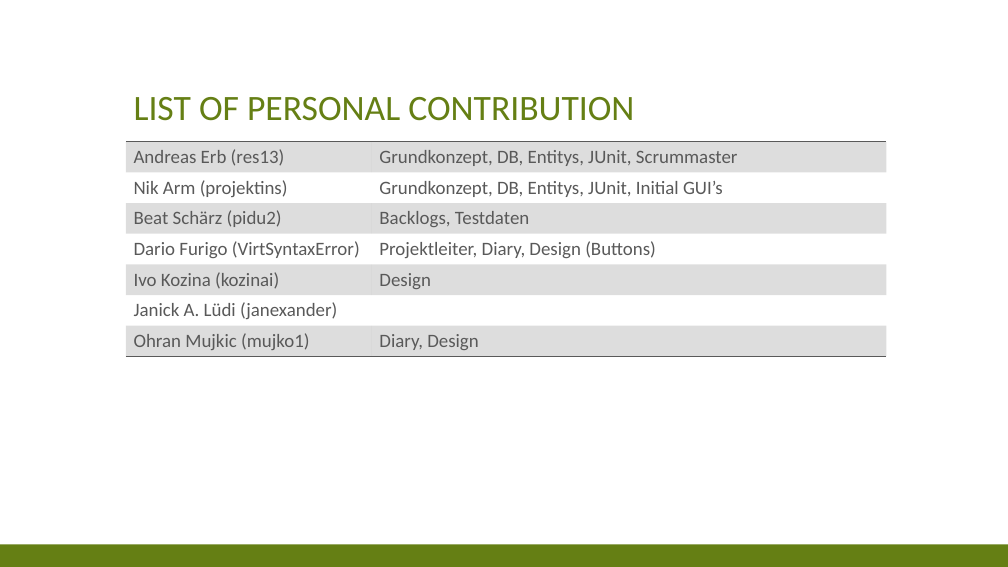
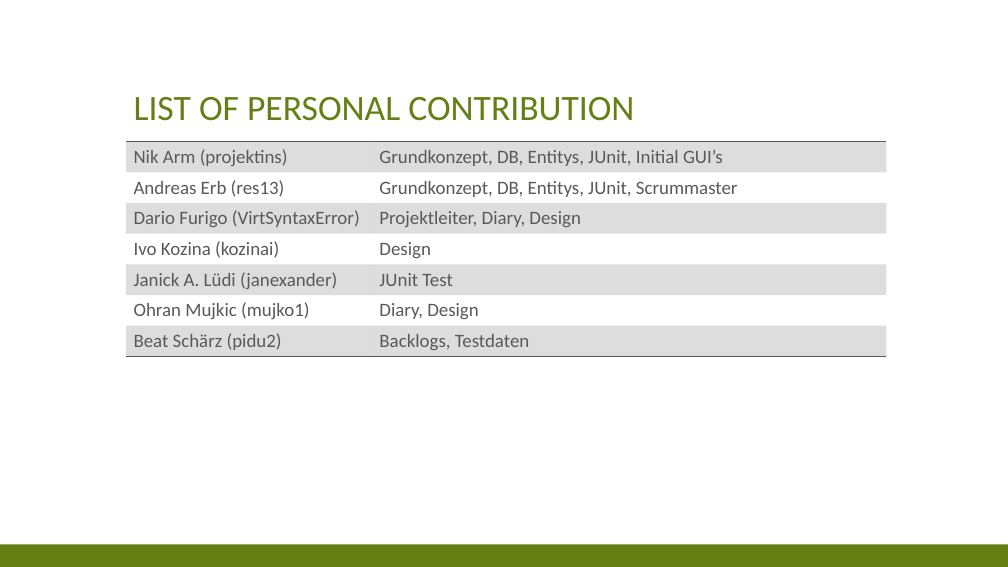
Before and after one commit to res13/ch.bfh.bti7081.s2018.white, a slide deck: slide 5 of doc/task09/FinalPresentation.pptx. Drawn at 1008x567 pixels with LibreOffice and Linux fonts; fonts in the diff are those of the drawing. Boxes give left, top, right and bottom in pixels: in the first picture for what was removed or moved away, otherwise in the second. Text is boxed around its words. In the diff, an @@ line names an element or a change of style, - is before the commit and + after.

Commit message:
Updated presentation

```diff
--- a/doc/task09/FinalPresentation.pptx
+++ b/doc/task09/FinalPresentation.pptx
@@ table at bbox=[126, 142, 887, 357] @@
+row 1: Nik Arm (projektins) | Grundkonzept, DB, Entitys, JUnit, Initial GUI’s
-row 2: Nik Arm (projektins) | Grundkonzept, DB, Entitys, JUnit, Initial GUI’s
+row 3: Dario Furigo (VirtSyntaxError) | Projektleiter, Diary, Design
+row 4: Ivo Kozina (kozinai) | Design
+row 5: Janick A. Lüdi (janexander) | JUnit Test
+row 6: Ohran Mujkic (mujko1) | Diary, Design
-row 4: Dario Furigo (VirtSyntaxError) | Projektleiter, Diary, Design (Buttons)
-row 5: Ivo Kozina (kozinai) | Design
-row 6: Janick A. Lüdi (janexander) | 
-row 7: Ohran Mujkic (mujko1) | Diary, Design
```
Also in this commit, not shown: 2 other slides changed.
